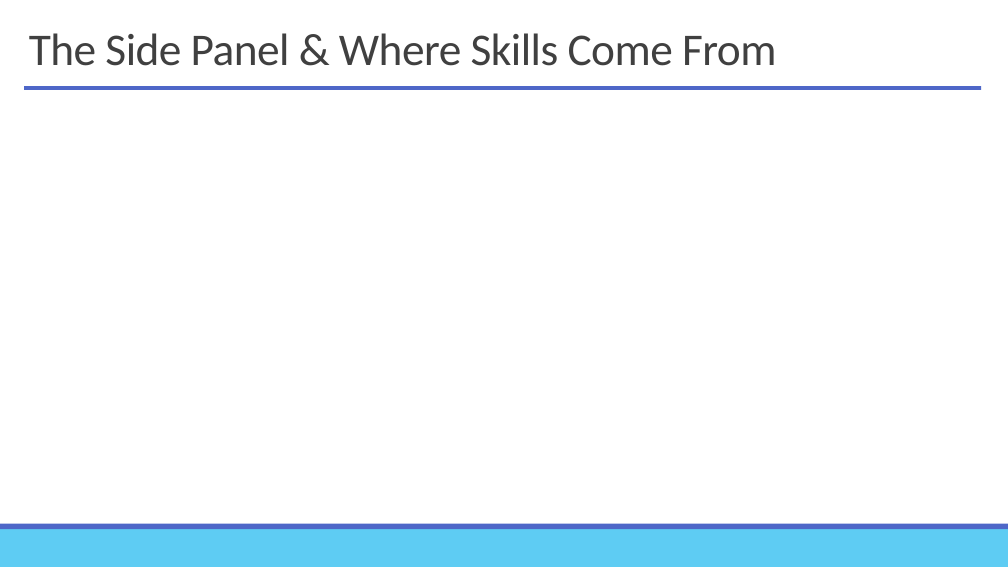
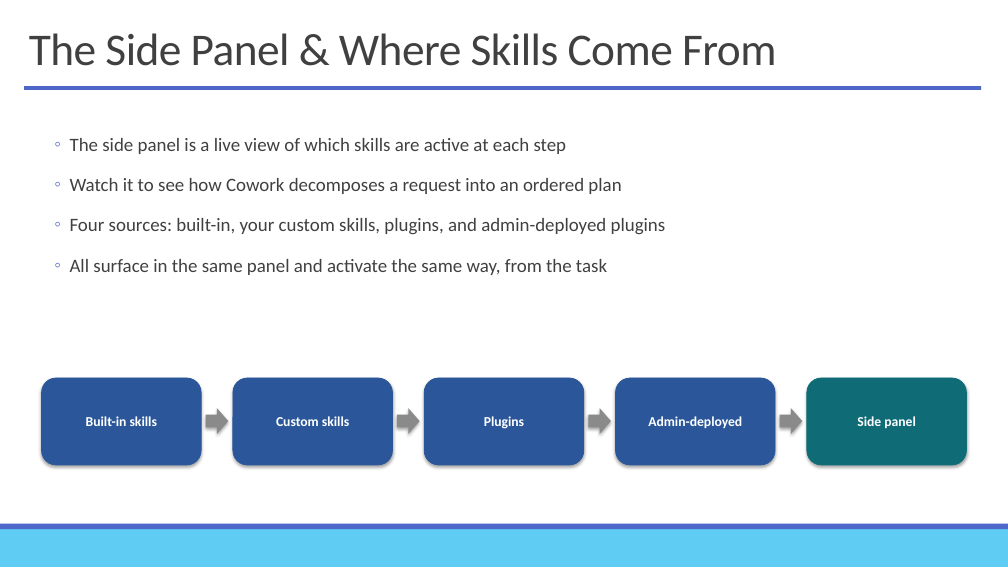
Before and after one commit to alexander-kastil/copilot-studio-agents, a slide deck: slide 10 of assets/pptx/02-Microsoft 365 Copilot Cowork.pptx. Drawn at 1008x567 pixels with LibreOffice and Linux fonts; fonts in the diff are those of the drawing; background and template pictures are left out. Boxes give left, top, right and bottom in pixels: in the first picture for what was removed or moved away, otherwise in the second. Text is boxed around its words. In the diff, an @@ line names an element or a change of style, - is before the commit and + after.

Commit message:
feat(assets): add new presentation and image file
- Added 02-Microsoft 365 Copilot Cowork.pptx to assets/pptx
- Added image.png to instructions

```diff
--- a/assets/pptx/02-Microsoft 365 Copilot Cowork.pptx
+++ b/assets/pptx/02-Microsoft 365 Copilot Cowork.pptx
@@ text added at bbox=[70, 138, 666, 275], 18 pt, text #404040 @@
+  ◦ The side panel is a live view of which skills are active at each step
+  ◦ Watch it to see how Cowork decomposes a request into an ordered plan
+  ◦ Four sources: built-in, your custom skills, plugins, and admin-deployed plugins
+  ◦ All surface in the same panel and activate the same way, from the task
@@ rounded rectangle added at bbox=[42, 378, 201, 465], fill #2B579A, outline #2B579A 0.75 pt, 13 pt, text #FFFFFF, bold @@
+Built-in skills
@@ rounded rectangle added at bbox=[233, 378, 392, 465], fill #2B579A, outline #2B579A 0.75 pt, 13 pt, text #FFFFFF, bold @@
+Custom skills
@@ rounded rectangle added at bbox=[424, 378, 584, 465], fill #2B579A, outline #2B579A 0.75 pt, 13 pt, text #FFFFFF, bold @@
+Plugins
@@ rounded rectangle added at bbox=[616, 378, 775, 465], fill #2B579A, outline #2B579A 0.75 pt, 13 pt, text #FFFFFF, bold @@
+Admin-deployed
@@ rounded rectangle added at bbox=[807, 378, 966, 465], fill #0F6C77, outline #0F6C77 0.75 pt, 13 pt, text #FFFFFF, bold @@
+Side panel
@@ right arrow added at bbox=[206, 408, 228, 434], fill #8A8A8A @@
@@ right arrow added at bbox=[397, 408, 420, 434], fill #8A8A8A @@
@@ right arrow added at bbox=[588, 408, 611, 434], fill #8A8A8A @@
@@ right arrow added at bbox=[780, 408, 802, 434], fill #8A8A8A @@
```
Also in this commit, not shown: 12 other slides changed, 1 other file.
